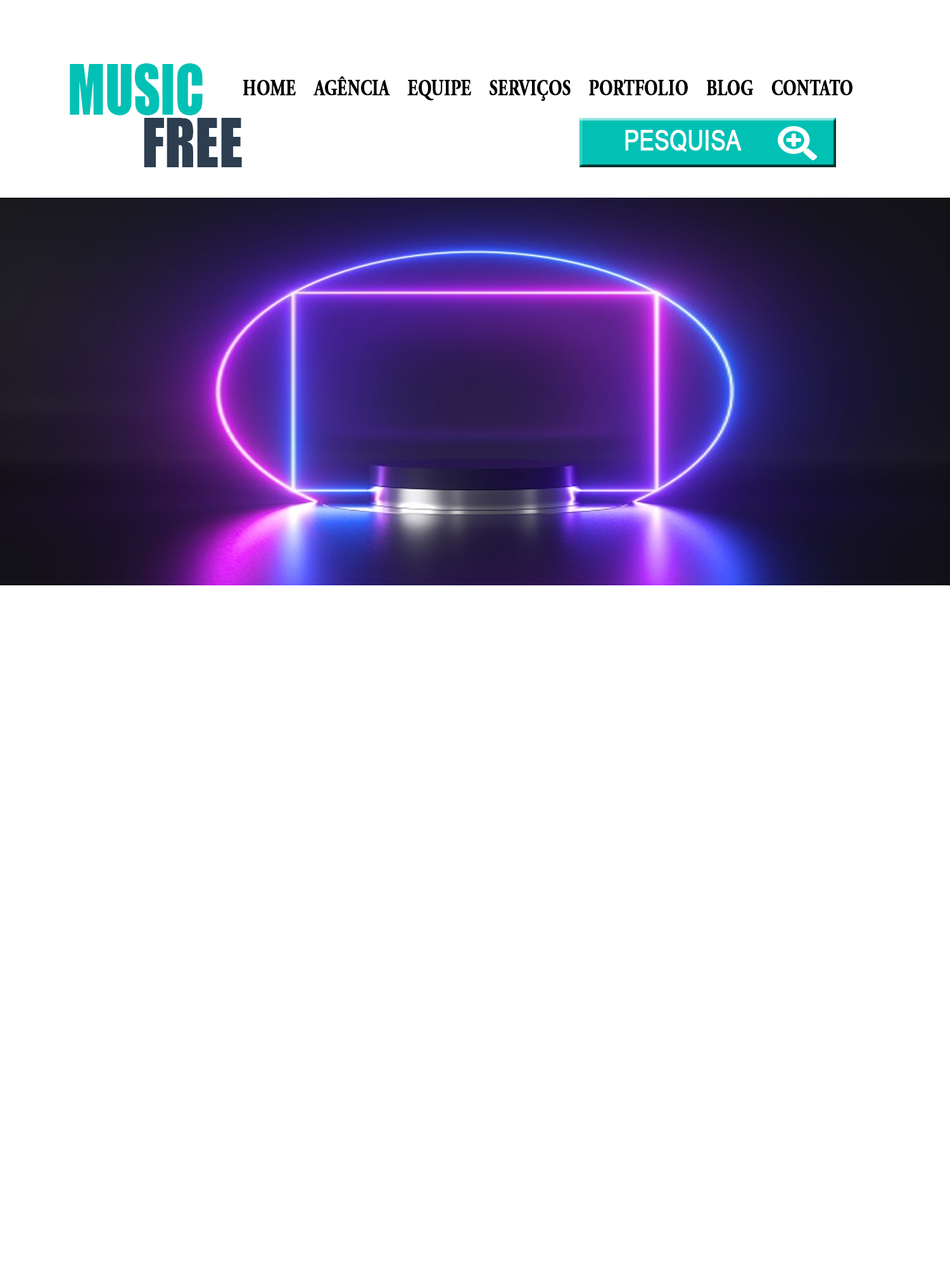
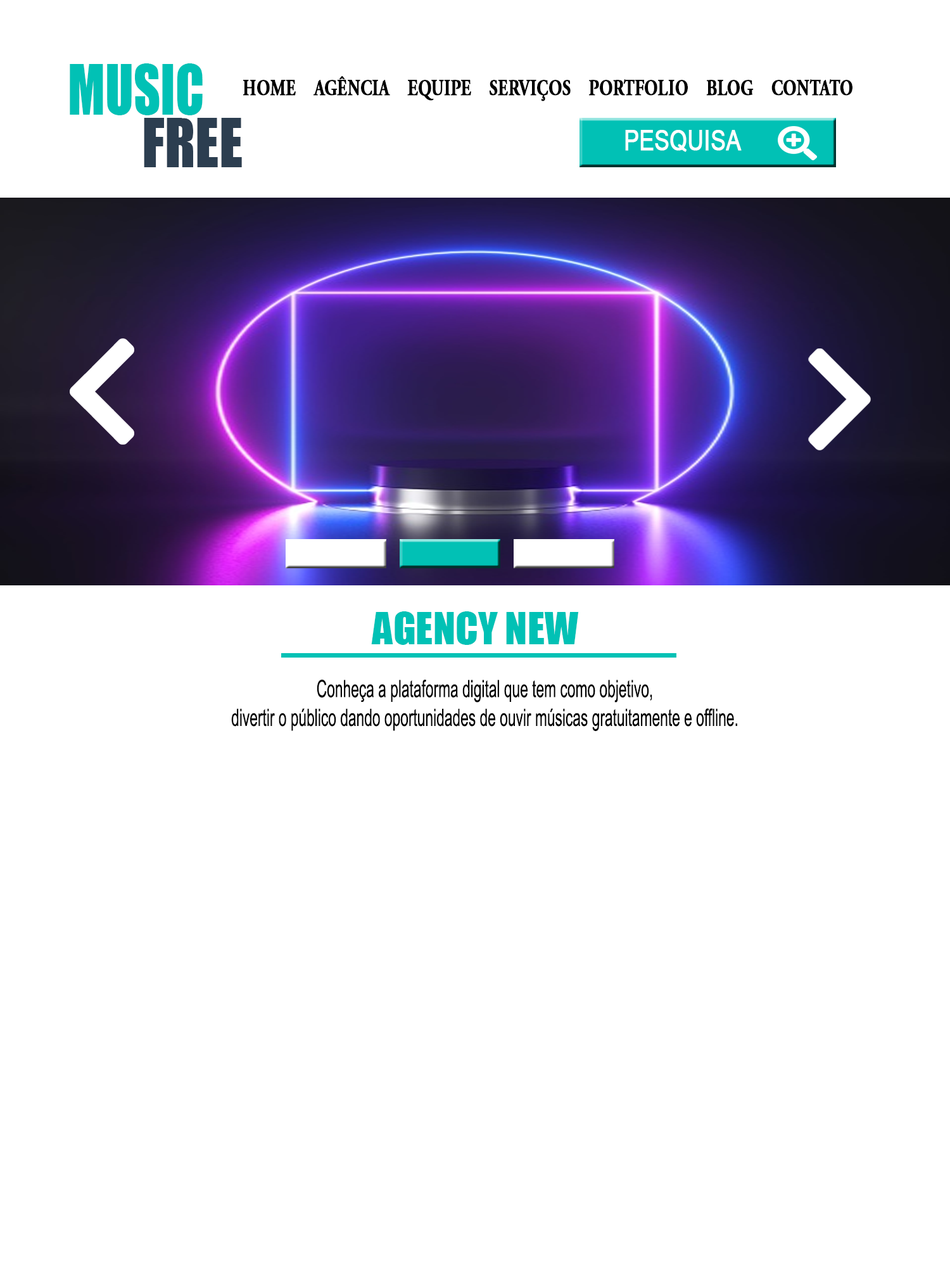
Layered file, before and after one edit (950 × 1267). Changes by layer:
added group "AGENCY" with 4 layers above "HEADER" over [231, 611, 738, 731]
added group "header" with 3 layers in group "AGENCY" over [231, 611, 738, 731]
added layer "Conheça a plataforma digital que tem como objetivo, divertir o" in group "header" over [231, 678, 738, 731]
added layer "Retângulo 4" in group "header" over [281, 652, 677, 658]
added layer "AGENCY NEW" in group "header" over [371, 611, 579, 645]
added layer "Retângulo 3" in group "HEADER" over [399, 538, 501, 569]
added layer "Retângulo 2" in group "HEADER" over [285, 538, 615, 569]
added layer "Camada 4" in group "HEADER" over [808, 348, 871, 451]
added layer "Camada 3" in group "HEADER" over [69, 338, 135, 445]
